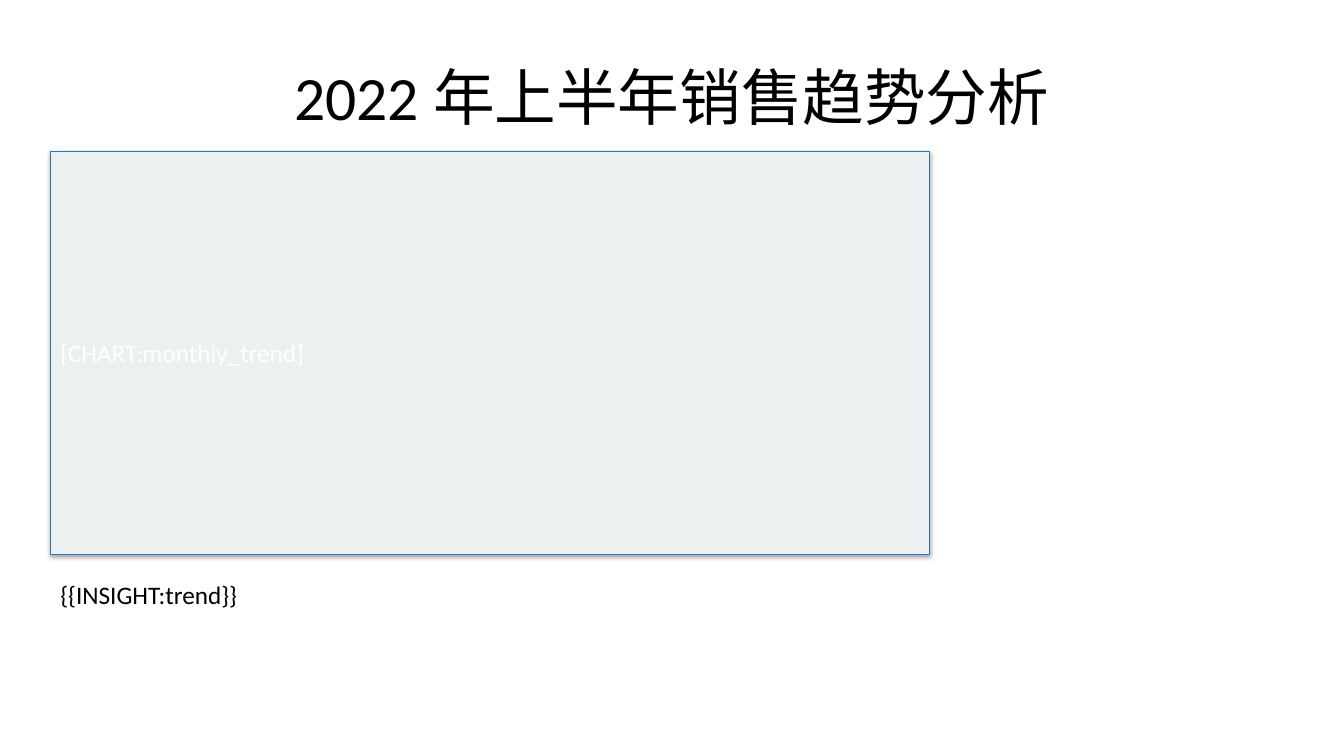
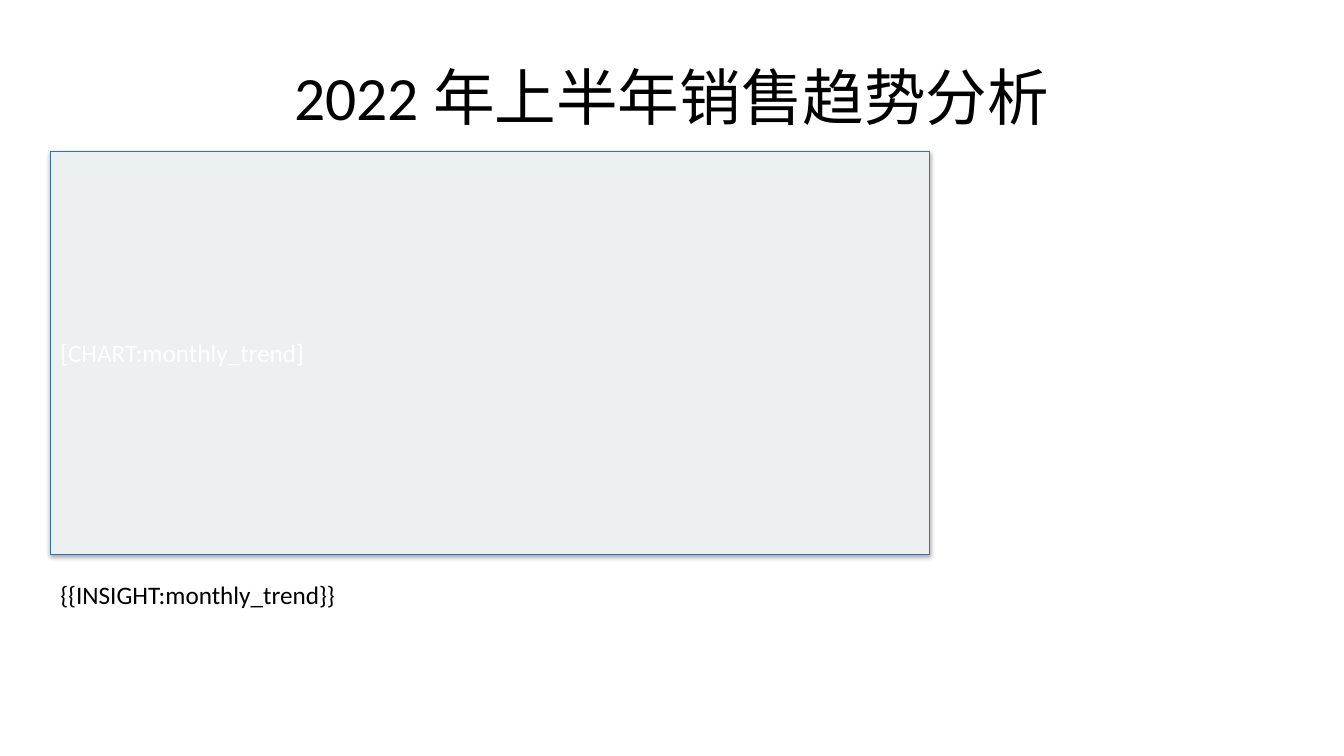
Before and after one commit to lijiahao1996/PPT-Automation, a slide deck: slide 8 of templates/销售分析报告_标准模板.pptx. Drawn at 1344x756 pixels with LibreOffice and Linux fonts; fonts in the diff are those of the drawing. Boxes give left, top, right and bottom in pixels: in the first picture for what was removed or moved away, otherwise in the second. Text is boxed around its words. In the diff, an @@ line names an element or a change of style, - is before the commit and + after.

Commit message:
修复 sales_by_person 命名统一 + data-insight skill 优化

```diff
--- a/templates/销售分析报告_标准模板.pptx
+++ b/templates/销售分析报告_标准模板.pptx
@@ text at <box>60,585,335,608</box>: text changed @@
-{{INSIGHT:trend}}
+{{INSIGHT:monthly_trend}}
```
Also in this commit, not shown: 5 other slides changed, 11 other files.
